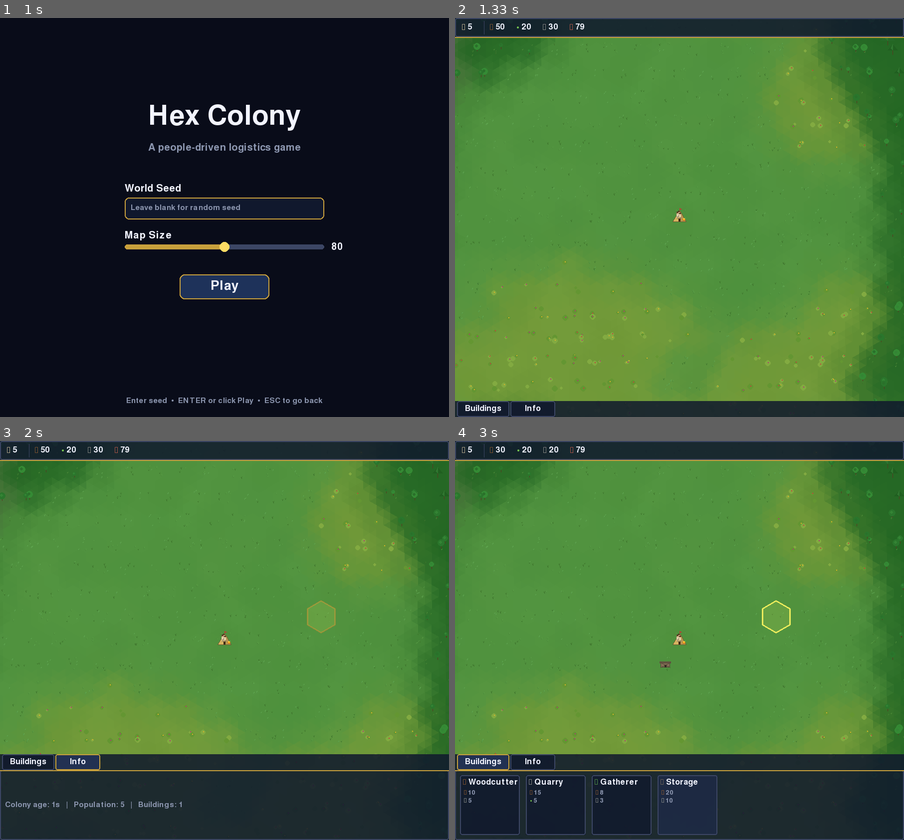
Above: before the commit, frames 1-4 (two rows, left to right).
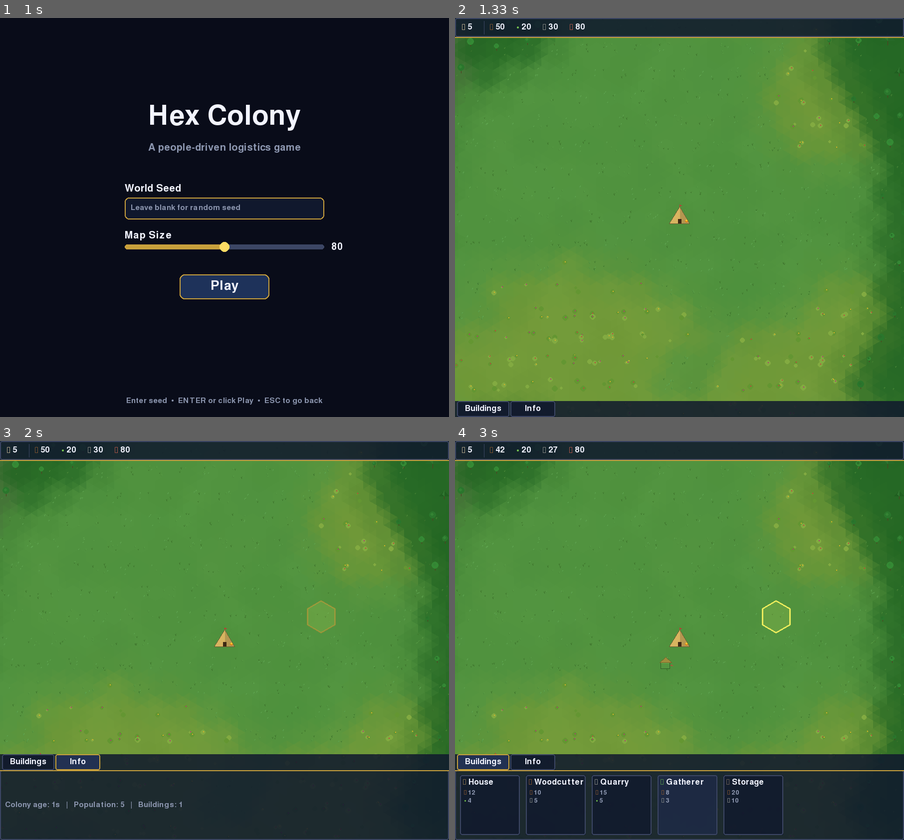
Above: after the commit, the same moments.

Repository: j-rusnak/compprog-pygame
Game: pygame game, started from src/compprog_pygame/__main__.py
Same seed, same stepped clock (60 frames per second), same inputs: the game is played once before the commit and once after it.
Inputs (mouse positions are in pixels of both pictures, inside the frame that each line leads up to):
- Up to frame 1 (1 s): press the mouse at (228, 245) at 0.37 s; move the mouse to (170, 233) at 0.47 s; release the mouse at (116, 221) at 0.6 s; click (278, 253) at 0.72 s
- Up to frame 2 (1.33 s): press the mouse at (679, 285) at 1.03 s; move the mouse to (648, 209) at 1.13 s; release the mouse at (616, 133) at 1.27 s
- Up to frame 3 (2 s): click (314, 608) at 1.38 s; press the mouse at (76, 832) at 1.7 s; move the mouse to (94, 744) at 1.8 s; release the mouse at (112, 656) at 1.93 s
- Up to frame 4 (3 s): press the mouse at (481, 760) at 2.03 s; move the mouse to (643, 724) at 2.13 s; release the mouse at (800, 684) at 2.27 s; press the mouse at (679, 796) at 2.37 s; move the mouse to (697, 700) at 2.47 s; release the mouse at (715, 600) at 2.6 s; click (675, 664) at 2.72 s

Frame 1 is identical in both runs. In frame 2, 0.4% of the frame differs, in the area x 0-100%, y 1-94%; in frame 3, 0.3%; in frame 4, 1.1%, in the area x 0-100%, y 1-99%.

Commit message:
Add House building & BuildingInfo panel
Introduce a new HOUSE building type with cost, color and a housing capacity (houses up to 5). Buildings now track residents and Building exposes a housing_capacity property; Person gains a home reference. World spawns assign new people to the camp when space permits. Renderer: increased building render radius, added house drawing routine and HUD color/icon updates; idle people with a home are hidden inside buildings. Add a right-side BuildingInfoPanel (new UI file) and wire it into Game/UI to show selected building details (population, resources, residents, workers). Forest overlay generation refined (canopy trees and reduced edge/depth density). Also remove the per-frame food consumption logic and minor build-tab additions for the house option.

Diff:
--- a/src/compprog_pygame/games/hex_colony/buildings.py
+++ b/src/compprog_pygame/games/hex_colony/buildings.py
@@ -14,6 +14,7 @@
 
 class BuildingType(Enum):
     CAMP = auto()           # starting base — stores resources, shelters people
+    HOUSE = auto()          # houses up to 5 people
     WOODCUTTER = auto()     # harvests wood from adjacent forest hexes
     QUARRY = auto()         # harvests stone from adjacent stone deposits
     GATHERER = auto()       # harvests fiber and food from adjacent patches
@@ -29,6 +30,7 @@
 # What each building costs to place
 BUILDING_COSTS: dict[BuildingType, BuildingCost] = {
     BuildingType.CAMP: BuildingCost({}),  # free (starting building)
+    BuildingType.HOUSE: BuildingCost({Resource.WOOD: 12, Resource.FIBER: 4}),
     BuildingType.WOODCUTTER: BuildingCost({Resource.WOOD: 10, Resource.STONE: 5}),
     BuildingType.QUARRY: BuildingCost({Resource.WOOD: 15, Resource.FIBER: 5}),
     BuildingType.GATHERER: BuildingCost({Resource.WOOD: 8, Resource.STONE: 3}),
@@ -38,9 +40,20 @@
 # Max workers each building supports
 BUILDING_MAX_WORKERS: dict[BuildingType, int] = {
     BuildingType.CAMP: 0,
+    BuildingType.HOUSE: 0,
     BuildingType.WOODCUTTER: 2,
     BuildingType.QUARRY: 2,
     BuildingType.GATHERER: 3,
+    BuildingType.STORAGE: 0,
+}
+
+# Housing capacity per building type (0 = not a dwelling)
+BUILDING_HOUSING: dict[BuildingType, int] = {
+    BuildingType.CAMP: 10,
+    BuildingType.HOUSE: 5,
+    BuildingType.WOODCUTTER: 0,
+    BuildingType.QUARRY: 0,
+    BuildingType.GATHERER: 0,
     BuildingType.STORAGE: 0,
 }
 
@@ -51,12 +64,17 @@
     type: BuildingType
     coord: HexCoord
     workers: int = 0
+    residents: int = 0  # people living here (for dwellings)
     built: bool = True  # False while under construction
     build_progress: float = 0.0  # 0..1
 
     @property
     def max_workers(self) -> int:
         return BUILDING_MAX_WORKERS.get(self.type, 0)
+
+    @property
+    def housing_capacity(self) -> int:
+        return BUILDING_HOUSING.get(self.type, 0)
 
 
 class BuildingManager:
--- a/src/compprog_pygame/games/hex_colony/game.py
+++ b/src/compprog_pygame/games/hex_colony/game.py
@@ -14,11 +14,13 @@
 from compprog_pygame.games.hex_colony.settings import HexColonySettings
 from compprog_pygame.games.hex_colony.ui import UIManager
 from compprog_pygame.games.hex_colony.ui_bottom_bar import BottomBar
+from compprog_pygame.games.hex_colony.ui_building_info import BuildingInfoPanel
 from compprog_pygame.games.hex_colony.ui_resource_bar import ResourceBar
 from compprog_pygame.games.hex_colony.world import World
 
 # Build-mode palette order
 BUILDABLE = [
+    BuildingType.HOUSE,
     BuildingType.WOODCUTTER,
     BuildingType.QUARRY,
     BuildingType.GATHERER,
@@ -42,8 +44,10 @@
         self.ui = UIManager()
         self._resource_bar = ResourceBar()
         self._bottom_bar = BottomBar()
+        self._building_info = BuildingInfoPanel()
         self.ui.add_panel(self._resource_bar)
         self.ui.add_panel(self._bottom_bar)
+        self.ui.add_panel(self._building_info)
 
         # Wire building tab -> build mode
         buildings_tab = self._bottom_bar.buildings_tab
@@ -141,6 +145,9 @@
         else:
             # Select tile
             self.renderer.selected_hex = coord
+            # Show building info if there's a building
+            building = self.world.buildings.at(coord)
+            self._building_info.building = building
 
     def _try_place_building(self, coord) -> None:
         tile = self.world.grid[coord]
--- a/src/compprog_pygame/games/hex_colony/overlay.py
+++ b/src/compprog_pygame/games/hex_colony/overlay.py
@@ -174,6 +174,26 @@
 
 # ── Forest ───────────────────────────────────────────────────────
 
+def _make_canopy_tree(
+    wx: float, wy: float, s: int, is_dense: bool, rng: _random.Random,
+) -> tuple[float, OverlayItem]:
+    ox = rng.uniform(-s * 0.3, s * 0.3)
+    oy = rng.uniform(-s * 0.3, s * 0.3)
+    cr = s * rng.uniform(0.7, 1.2) * (1.2 if is_dense else 1.0)
+    return (wy + oy, OverlayTree(
+        wx=wx + ox, wy=wy + oy,
+        trunk_h=s * rng.uniform(0.4, 0.7),
+        crown_rx=cr, crown_ry=cr * rng.uniform(0.7, 0.9),
+        crown_color=rng.choice(
+            [(18, 68, 22), (22, 78, 28), (14, 58, 18)]
+            if is_dense else [(32, 95, 34), (42, 115, 42), (28, 85, 28)]
+        ),
+        trunk_color=rng.choice([(80, 55, 30), (70, 48, 25), (90, 62, 35)]),
+        highlight_color=rng.choice([(38, 98, 38), (28, 85, 28)]),
+        style="canopy",
+    ))
+
+
 def _gen_forest_tile(
     wx: float, wy: float, s: int, depth: int, terrain: Terrain, rng: _random.Random,
 ) -> list[tuple[float, OverlayItem]]:
@@ -181,24 +201,13 @@
     items: list[tuple[float, OverlayItem]] = []
 
     if depth >= 4:
-        for _ in range(rng.randint(1, 2)):
-            ox = rng.uniform(-s * 0.3, s * 0.3)
-            oy = rng.uniform(-s * 0.3, s * 0.3)
-            cr = s * rng.uniform(0.7, 1.2) * (1.2 if is_dense else 1.0)
-            items.append((wy + oy, OverlayTree(
-                wx=wx + ox, wy=wy + oy,
-                trunk_h=s * rng.uniform(0.4, 0.7),
-                crown_rx=cr, crown_ry=cr * rng.uniform(0.7, 0.9),
-                crown_color=rng.choice(
-                    [(18, 68, 22), (22, 78, 28), (14, 58, 18)]
-                    if is_dense else [(32, 95, 34), (42, 115, 42), (28, 85, 28)]
-                ),
-                trunk_color=rng.choice([(80, 55, 30), (70, 48, 25), (90, 62, 35)]),
-                highlight_color=rng.choice([(38, 98, 38), (28, 85, 28)]),
-                style="canopy",
-            )))
+        # Deep interior: one large canopy tree (skip ~40% of dense-forest tiles)
+        if is_dense and rng.random() < 0.4:
+            pass  # skip for density reduction
+        else:
+            items.append(_make_canopy_tree(wx, wy, s, is_dense, rng))
     elif depth >= 2:
-        n = rng.randint(2, 3) if is_dense else rng.randint(1, 2)
+        n = rng.randint(1, 2) if is_dense else rng.randint(1, 1)
         for _ in range(n):
             ox = rng.uniform(-s * 0.4, s * 0.4)
             oy = rng.uniform(-s * 0.35, s * 0.35)
@@ -217,7 +226,7 @@
             )))
     else:
         # Edge tiles: sparse small trees + grass tufts for natural blending
-        for _ in range(rng.randint(1, 2)):
+        if rng.random() < 0.6:  # only ~60% of edge tiles get a tree
             ox = rng.uniform(-s * 0.42, s * 0.42)
             oy = rng.uniform(-s * 0.38, s * 0.38)
             cr = s * rng.uniform(0.12, 0.24) * (1.1 if is_dense else 1.0)
--- a/src/compprog_pygame/games/hex_colony/people.py
+++ b/src/compprog_pygame/games/hex_colony/people.py
@@ -38,6 +38,7 @@
     path: list[HexCoord] = field(default_factory=list)
     work_timer: float = 0.0     # time spent on current work action
     carry_resource: object | None = None  # (Resource, amount) tuple when hauling
+    home: object | None = None  # Building reference (dwelling)
 
     def snap_to_hex(self, size: int) -> None:
         """Set pixel position to centre of current hex."""
--- a/src/compprog_pygame/games/hex_colony/renderer.py
+++ b/src/compprog_pygame/games/hex_colony/renderer.py
@@ -80,6 +80,7 @@
 
 BUILDING_COLORS: dict[BuildingType, tuple[int, int, int]] = {
     BuildingType.CAMP: (200, 160, 60),
+    BuildingType.HOUSE: (170, 140, 90),
     BuildingType.WOODCUTTER: (160, 100, 50),
     BuildingType.QUARRY: (170, 170, 160),
     BuildingType.GATHERER: (100, 180, 80),
@@ -538,7 +539,7 @@
             if sx < -margin or sx > sw + margin or sy < -margin or sy > sh + margin:
                 continue
 
-            r = int(size * 0.5 * zoom)
+            r = int(size * 0.75 * zoom)
             color = BUILDING_COLORS.get(building.type, (200, 200, 200))
             if r < 3:
                 pygame.draw.circle(surface, color, (int(sx), int(sy)), max(2, r))
@@ -546,6 +547,8 @@
 
             if building.type == BuildingType.CAMP:
                 _draw_camp(surface, sx, sy, r, zoom)
+            elif building.type == BuildingType.HOUSE:
+                _draw_house(surface, sx, sy, r, zoom)
             elif building.type == BuildingType.WOODCUTTER:
                 _draw_woodcutter(surface, sx, sy, r, zoom)
             elif building.type == BuildingType.QUARRY:
@@ -566,6 +569,10 @@
         half_sw, half_sh = sw * 0.5, sh * 0.5
 
         for person in world.population.people:
+            # Hide people stationed inside a building (idle with a home)
+            if person.task == Task.IDLE and person.home is not None:
+                continue
+
             sx = (person.px - cam_x) * zoom + half_sw
             sy = (person.py - cam_y) * zoom + half_sh
             if sx < -20 or sx > sw + 20 or sy < -20 or sy > sh + 20:
@@ -853,6 +860,51 @@
     pygame.draw.polygon(surface, (200, 50, 50), flag_pts)
 
 
+def _draw_house(surface: pygame.Surface, sx: float, sy: float, r: int, z: float) -> None:
+    """Teepee / hut — conical tent with hide covering and smoke hole."""
+    iz = max(1, int(z))
+    hide_col = (155, 130, 85)
+    hide_dark = _darken(hide_col, 0.75)
+
+    # Main cone (wider than camp tent)
+    apex_y = sy - r * 0.95
+    base_y = sy + r * 0.55
+    lx = sx - r * 0.7
+    rx = sx + r * 0.7
+
+    # Right half (shaded)
+    right_pts = [(sx, apex_y), (sx, base_y), (rx, base_y)]
+    pygame.draw.polygon(surface, hide_dark, right_pts)
+    # Left half (lit)
+    left_pts = [(sx, apex_y), (lx, base_y), (sx, base_y)]
+    pygame.draw.polygon(surface, hide_col, left_pts)
+    # Outline
+    full_pts = [(sx, apex_y), (lx, base_y), (rx, base_y)]
+    pygame.draw.polygon(surface, _darken(hide_col, 0.5), full_pts, iz)
+
+    # Support poles poking above
+    pole_col = (110, 80, 45)
+    for dx in (-0.12, 0.0, 0.12):
+        px = int(sx + r * dx)
+        pygame.draw.line(surface, pole_col,
+                         (px, int(apex_y)), (px, int(apex_y - r * 0.2)), iz)
+
+    # Decorative band around middle
+    band_y = int(sy - r * 0.2)
+    pygame.draw.line(surface, (180, 80, 50),
+                     (int(lx + r * 0.15), band_y), (int(rx - r * 0.15), band_y), max(1, iz))
+
+    # Door opening
+    door_w = max(2, int(r * 0.25))
+    door_h = max(3, int(r * 0.35))
+    door_pts = [
+        (sx, base_y - door_h),
+        (sx - door_w, base_y),
+        (sx + door_w, base_y),
+    ]
+    pygame.draw.polygon(surface, (50, 35, 18), door_pts)
+
+
 def _draw_woodcutter(surface: pygame.Surface, sx: float, sy: float, r: int, z: float) -> None:
     iz = max(1, int(z))
     cabin = (140, 90, 45)
--- a/src/compprog_pygame/games/hex_colony/ui_bottom_bar.py
+++ b/src/compprog_pygame/games/hex_colony/ui_bottom_bar.py
@@ -75,6 +75,7 @@
     """
 
     BUILDABLE = [
+        BuildingType.HOUSE,
         BuildingType.WOODCUTTER,
         BuildingType.QUARRY,
         BuildingType.GATHERER,
@@ -82,6 +83,7 @@
     ]
 
     _ICON: dict[BuildingType, str] = {
+        BuildingType.HOUSE: "\u26fa",       # ⛺
         BuildingType.WOODCUTTER: "\u2692",  # ⚒
         BuildingType.QUARRY: "\u26cf",      # ⛏
         BuildingType.GATHERER: "\u2618",    # ☘
@@ -89,6 +91,7 @@
     }
 
     _COLOR: dict[BuildingType, tuple[int, int, int]] = {
+        BuildingType.HOUSE: (170, 140, 90),
         BuildingType.WOODCUTTER: (160, 100, 50),
         BuildingType.QUARRY: (170, 170, 160),
         BuildingType.GATHERER: (100, 180, 80),
--- /dev/null
+++ b/src/compprog_pygame/games/hex_colony/ui_building_info.py
@@ -0,0 +1,152 @@
+"""Building info popup — shown when a hex with a building is selected.
+
+Displays building-specific information:
+* Camp: population, all resource totals, housing capacity.
+* House: residents / capacity.
+* Production buildings: worker count, resource rates (placeholder).
+* Storage: stored amount (placeholder).
+
+The popup anchors to the right side of the screen, vertically centred.
+Set ``BuildingInfoPanel.building`` to a ``Building`` to show the popup,
+or ``None`` to hide it.
+"""
+
+from __future__ import annotations
+
+from typing import TYPE_CHECKING
+
+import pygame
+
+from compprog_pygame.games.hex_colony.buildings import (
+    BUILDING_HOUSING,
+    BuildingType,
+)
+from compprog_pygame.games.hex_colony.resources import Resource
+from compprog_pygame.games.hex_colony.ui import (
+    Panel,
+    UI_ACCENT,
+    UI_BG,
+    UI_BORDER,
+    UI_MUTED,
+    UI_TEXT,
+    draw_panel_bg,
+)
+
+if TYPE_CHECKING:
+    from compprog_pygame.games.hex_colony.buildings import Building
+    from compprog_pygame.games.hex_colony.world import World
+
+
+_PANEL_W = 240
+_PADDING = 10
+_LINE_H = 24
+
+_RES_ICON: dict[Resource, str] = {
+    Resource.WOOD: "\u25b2",
+    Resource.FIBER: "\u2022",
+    Resource.STONE: "\u25a0",
+    Resource.FOOD: "\u2665",
+}
+
+_RES_COL: dict[Resource, tuple[int, int, int]] = {
+    Resource.WOOD: (160, 100, 50),
+    Resource.FIBER: (120, 200, 80),
+    Resource.STONE: (170, 170, 160),
+    Resource.FOOD: (220, 100, 80),
+}
+
+_BUILDING_LABEL: dict[BuildingType, str] = {
+    BuildingType.CAMP: "Camp",
+    BuildingType.HOUSE: "House",
+    BuildingType.WOODCUTTER: "Woodcutter",
+    BuildingType.QUARRY: "Quarry",
+    BuildingType.GATHERER: "Gatherer",
+    BuildingType.STORAGE: "Storage",
+}
+
+
+class BuildingInfoPanel(Panel):
+    """Pop-up panel showing details about the selected building."""
+
+    def __init__(self) -> None:
+        super().__init__()
+        self._title_font = pygame.font.Font(None, 28)
+        self._font = pygame.font.Font(None, 22)
+        self._small = pygame.font.Font(None, 20)
+        self.building: Building | None = None
+        self._screen_w = 0
+        self._screen_h = 0
+
+    def layout(self, screen_w: int, screen_h: int) -> None:
+        self._screen_w = screen_w
+        self._screen_h = screen_h
+        # Rect is recomputed each draw based on content height
+        self.rect = pygame.Rect(screen_w - _PANEL_W - 10, 50, _PANEL_W, 100)
+
+    def draw(self, surface: pygame.Surface, world: World) -> None:
+        if self.building is None:
+            return
+
+        b = self.building
+        lines: list[tuple[str, tuple[int, int, int], pygame.font.Font]] = []
+
+        # Title
+        label = _BUILDING_LABEL.get(b.type, b.type.name)
+        lines.append((label, UI_ACCENT, self._title_font))
+
+        # Housing info for dwellings
+        cap = BUILDING_HOUSING.get(b.type, 0)
+        if cap > 0:
+            lines.append((f"Residents: {b.residents}/{cap}", UI_TEXT, self._font))
+
+        # Camp-specific: show all resources + total population
+        if b.type == BuildingType.CAMP:
+            lines.append(("", UI_TEXT, self._small))  # spacer
+            lines.append((f"Total Population: {world.population.count}", UI_TEXT, self._font))
+            lines.append(("", UI_TEXT, self._small))  # spacer
+            lines.append(("Resources:", UI_MUTED, self._small))
+            for res in Resource:
+                icon = _RES_ICON[res]
+                val = int(world.inventory[res])
+                lines.append((f"  {icon} {res.name.capitalize()}: {val}", _RES_COL[res], self._font))
+
+        # Workers for production buildings
+        if b.max_workers > 0:
+            lines.append((f"Workers: {b.workers}/{b.max_workers}", UI_TEXT, self._font))
+
+        # Stats placeholder
+        lines.append(("", UI_TEXT, self._small))
+        lines.append(("(More stats coming soon)", UI_MUTED, self._small))
+
+        # Compute panel height
+        panel_h = _PADDING * 2
+        for text, _, font in lines:
+            if text == "":
+                panel_h += 6  # spacer
+            else:
+                panel_h += _LINE_H
+
+        # Position: right side, vertically centred
+        x = self._screen_w - _PANEL_W - 10
+        y = max(50, (self._screen_h - panel_h) // 2)
+        self.rect = pygame.Rect(x, y, _PANEL_W, panel_h)
+
+        draw_panel_bg(surface, self.rect, accent_edge="top")
+
+        # Render lines
+        cy = y + _PADDING
+        for text, color, font in lines:
+            if text == "":
+                cy += 6
+                continue
+            surf = font.render(text, True, color)
+            surface.blit(surf, (x + _PADDING, cy))
+            cy += _LINE_H
+
+    def handle_event(self, event: pygame.event.Event) -> bool:
+        if self.building is None:
+            return False
+        # Consume clicks inside the panel so they don't select world hexes
+        if hasattr(event, "pos") and self.rect.collidepoint(event.pos):
+            return True
+        return False
--- a/src/compprog_pygame/games/hex_colony/world.py
+++ b/src/compprog_pygame/games/hex_colony/world.py
@@ -51,8 +51,13 @@
 
     def _spawn_people(self) -> None:
         origin = HexCoord(0, 0)
+        camp = self.buildings.at(origin)
         for _ in range(self.settings.start_population):
-            self.population.spawn(origin, self.settings.hex_size)
+            p = self.population.spawn(origin, self.settings.hex_size)
+            # Assign to camp as resident
+            if camp is not None and camp.residents < camp.housing_capacity:
+                camp.residents += 1
+                p.home = camp
 
     # ── Per-frame update ─────────────────────────────────────────
 
@@ -62,7 +67,3 @@
 
         # Move people
         self.population.update(dt, self, self.settings.hex_size)
-
-        # Food consumption
-        food_needed = self.settings.food_consumption * self.population.count * dt
-        self.inventory[Resource.FOOD] = self.inventory[Resource.FOOD] - food_needed
